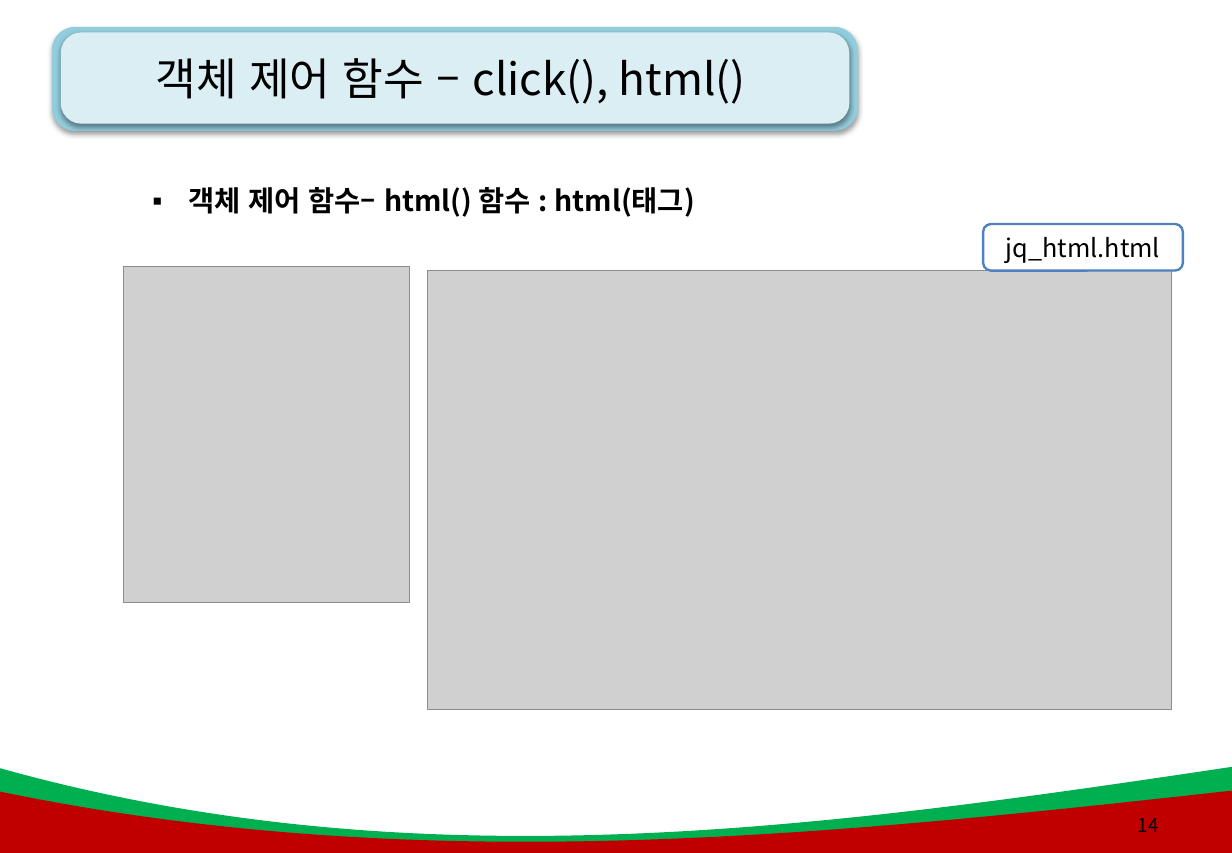
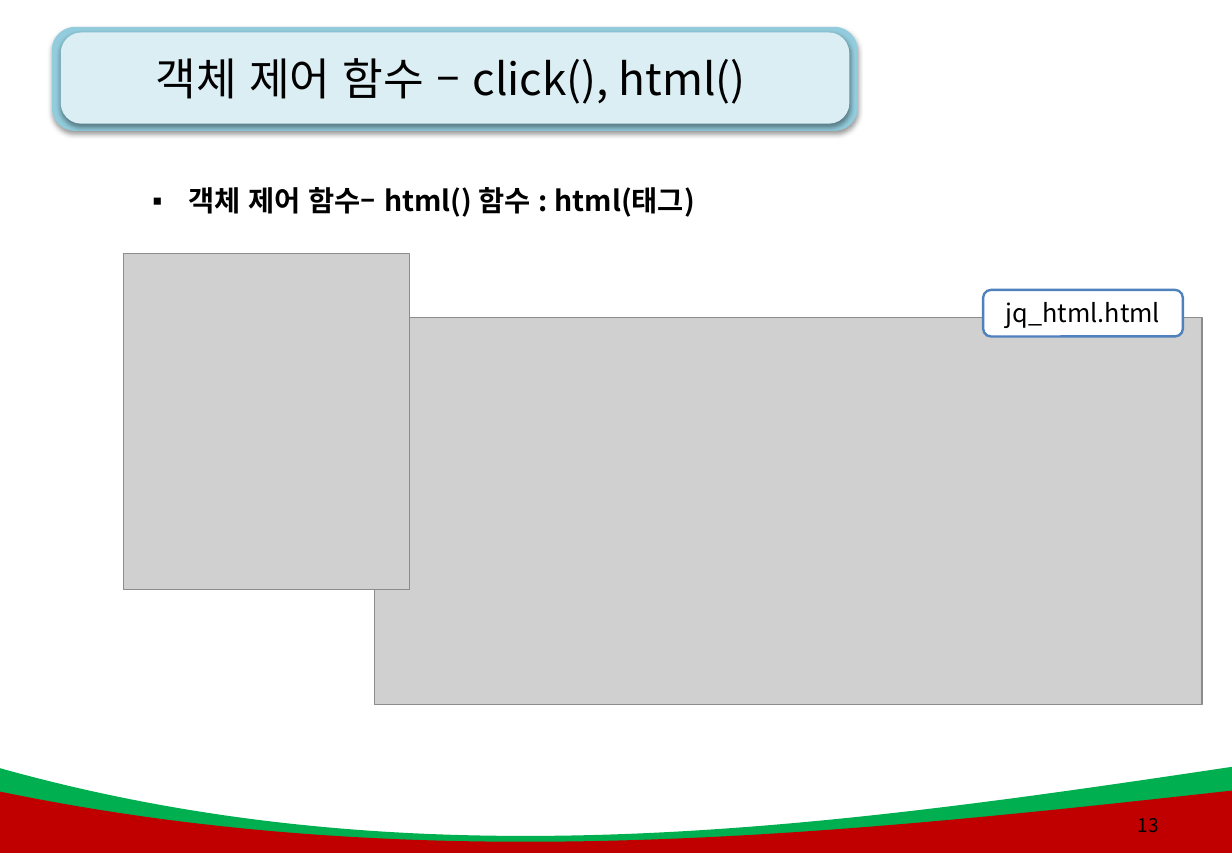
Before and after one commit to kiyongee2/green_project_web, a slide deck: slide 13 of js_ppt/9강. JQuery .pptx (slide 14 before the commit). Drawn at 1232x853 pixels with LibreOffice and Linux fonts; fonts in the diff are those of the drawing; grey boxes stand for pictures; background and template pictures are left out. Boxes give left, top, right and bottom in pixels: in the first picture for what was removed or moved away, otherwise in the second. Text is boxed around its words. In the diff, an @@ line names an element or a change of style, - is before the commit and + after.

```diff
--- a/js_ppt/9강. JQuery .pptx
+++ b/js_ppt/9강. JQuery .pptx
@@ picture: place and size @@
-picture at <box>124,266,411,602</box>
+picture at <box>124,254,411,589</box>
@@ rounded rectangle "jq_html.html": place and size @@
-rounded rectangle "jq_html.html" at <box>984,224,1184,271</box>
+rounded rectangle "jq_html.html" at <box>984,290,1184,337</box>
@@ picture: place and size @@
-picture at <box>428,271,1172,710</box>
+picture at <box>374,317,1202,704</box>
@@ page number at <box>1138,818,1159,832</box>: text changed @@
-14
+13
```
Also in this commit, not shown: 5 other slides changed, 3 slides added, 3 slides removed, 10 other files.
